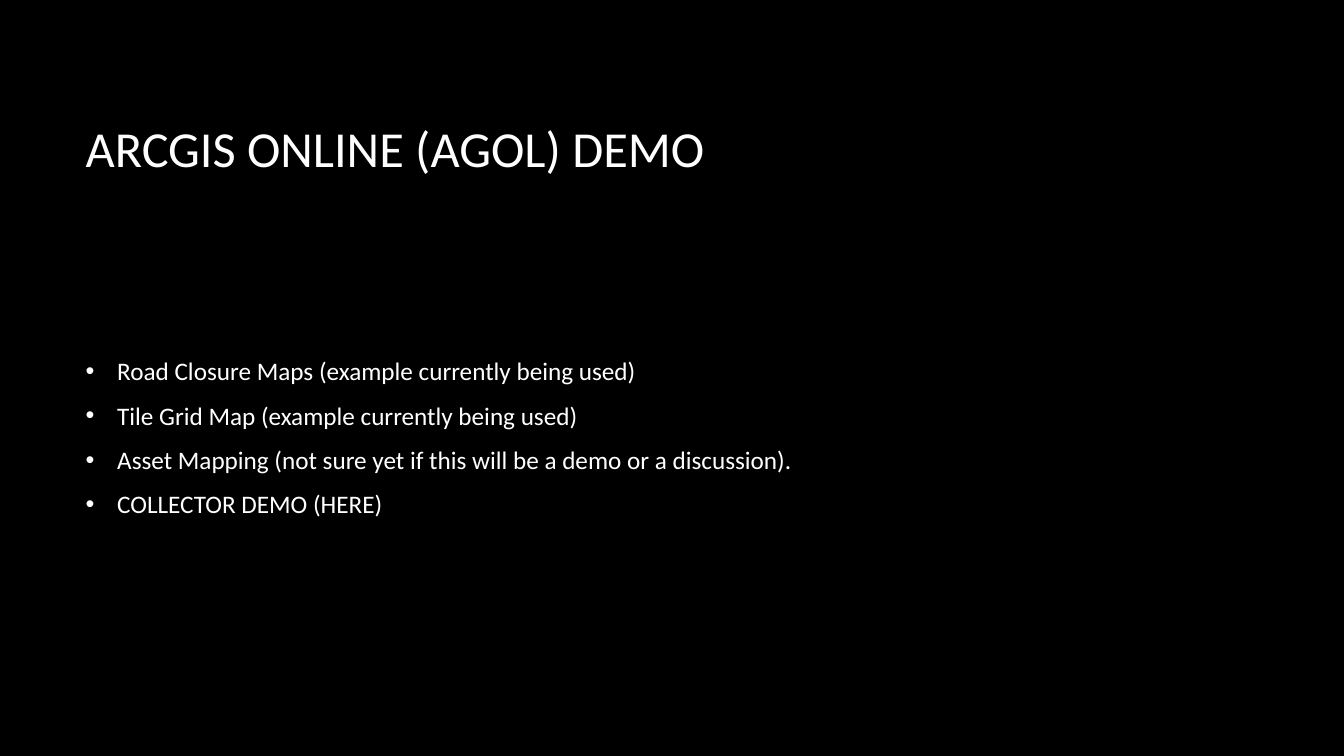
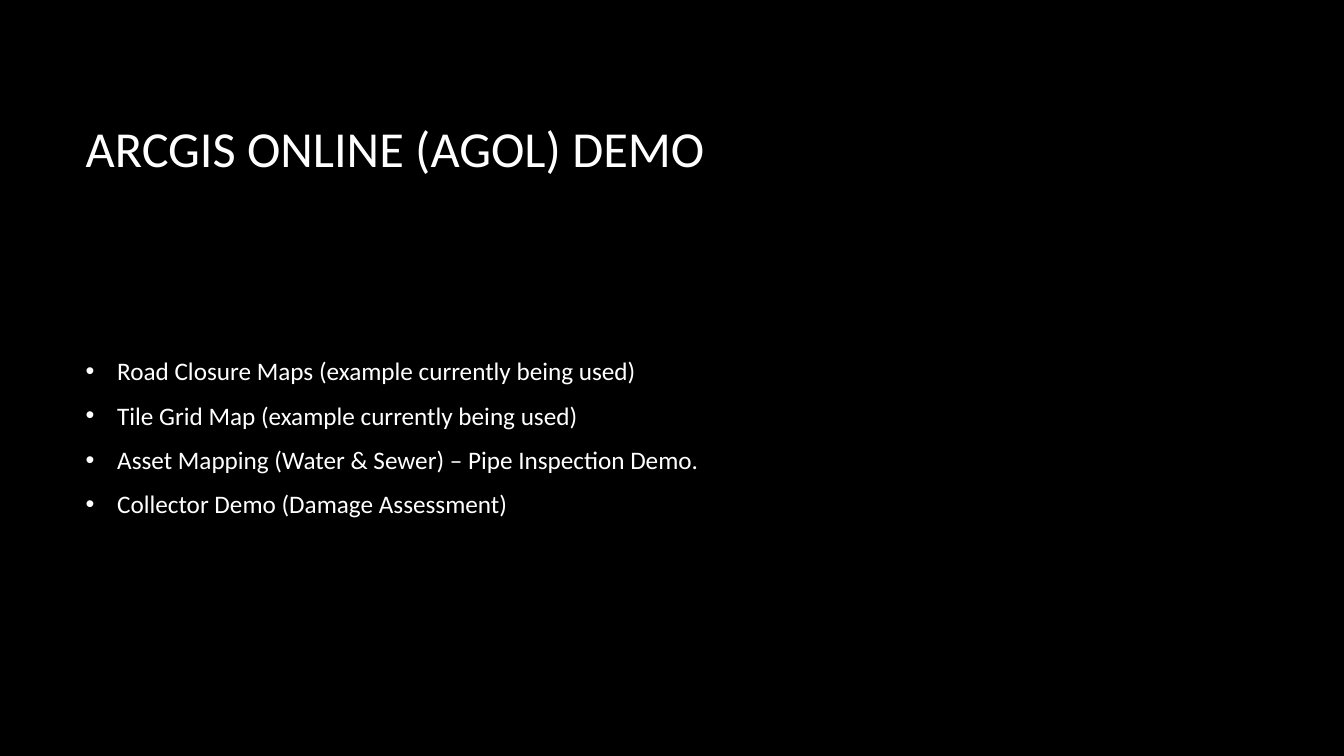
Before and after one commit to jbchurchill/current_presentations, a slide deck: slide 8 of FieldDataCollection.pptx. Drawn at 1344x756 pixels with LibreOffice and Linux fonts; fonts in the diff are those of the drawing; background and template pictures are left out. Boxes give left, top, right and bottom in pixels: in the first picture for what was removed or moved away, otherwise in the second. Text is boxed around its words. In the diff, an @@ line names an element or a change of style, - is before the commit and + after.

Commit message:
made changes to FieldDataCollection.pptx and started a new folder (DPU_pres) that has some images I will use in a presentation for TuGIS 2017.

```diff
--- a/FieldDataCollection.pptx
+++ b/FieldDataCollection.pptx
@@ text at <box>117,450,698,518</box>: text changed @@
-• Asset Mapping (not sure yet if this will be a demo or a discussion).
-• COLLECTOR DEMO (HERE)
+• Asset Mapping (Water & Sewer) – Pipe Inspection Demo.
+• Collector Demo (Damage Assessment)
```
Also in this commit, not shown: 1 other slide changed, 9 other files.
